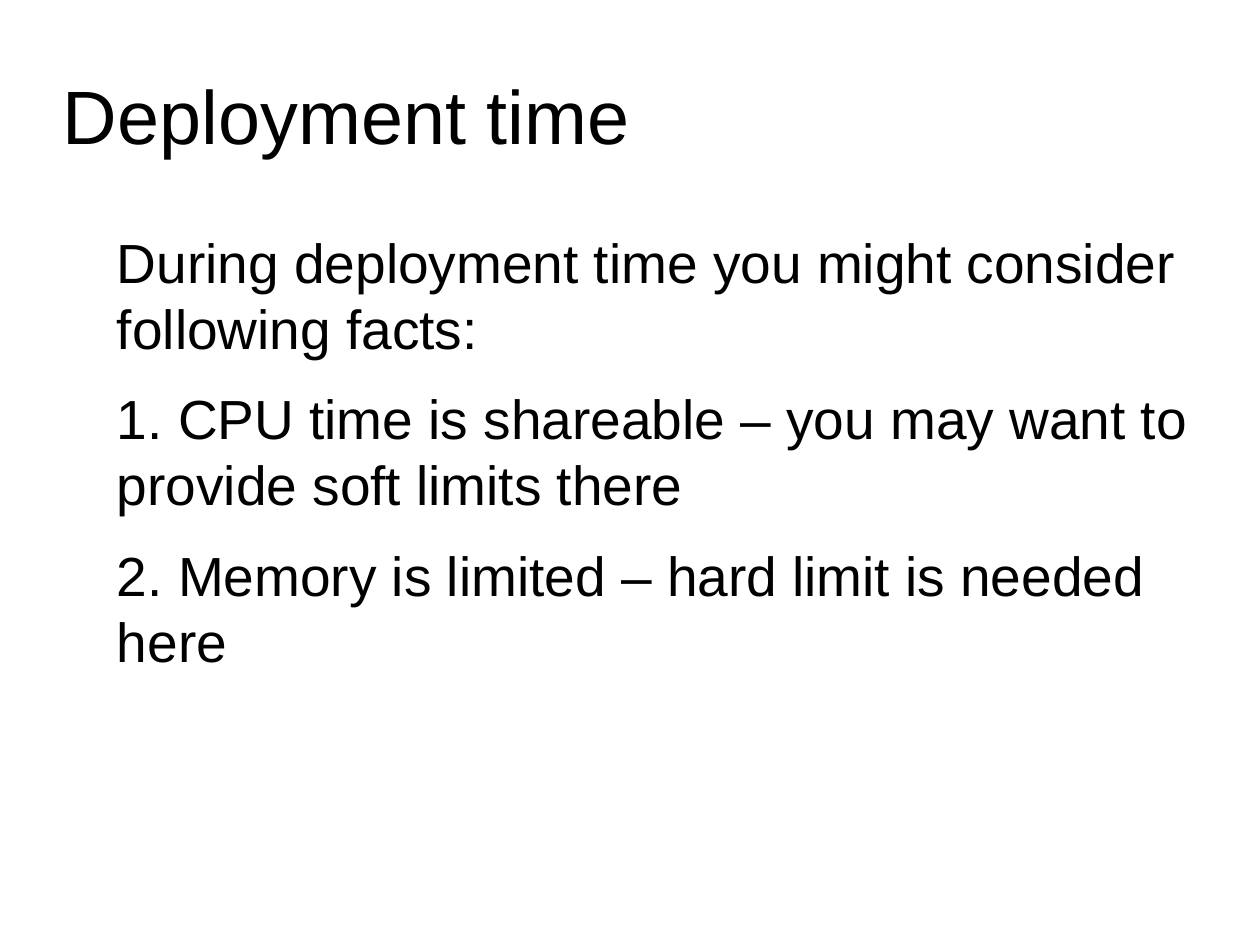
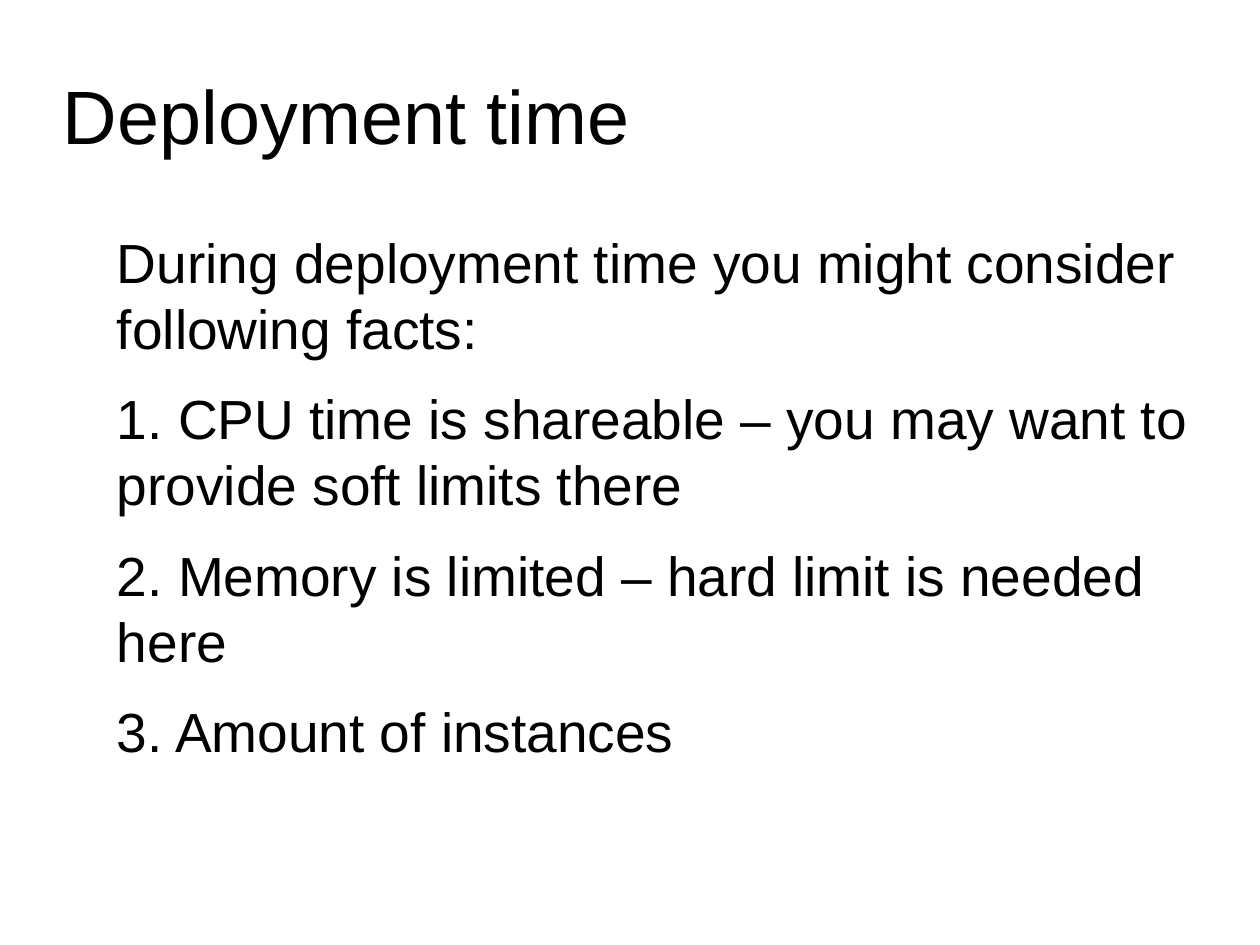
Before and after one commit to meshuga/docker-training, a slide deck: slide 26 of workshop.odp (slide 25 before the commit). Drawn at 1260x945 pixels with LibreOffice and Linux fonts; fonts in the diff are those of the drawing; background and template pictures are left out. Boxes give left, top, right and bottom in pixels: in the first picture for what was removed or moved away, otherwise in the second. Text is boxed around its words. In the diff, an @@ line names an element or a change of style, - is before the commit and + after.

```diff
--- a/workshop.odp
+++ b/workshop.odp
@@ text at bbox=[117, 712, 673, 753]: paragraph added @@
+3. Amount of instances
```
Also in this commit, not shown: 4 other slides changed, 2 slides added, 1 slide removed, 2 other files.
